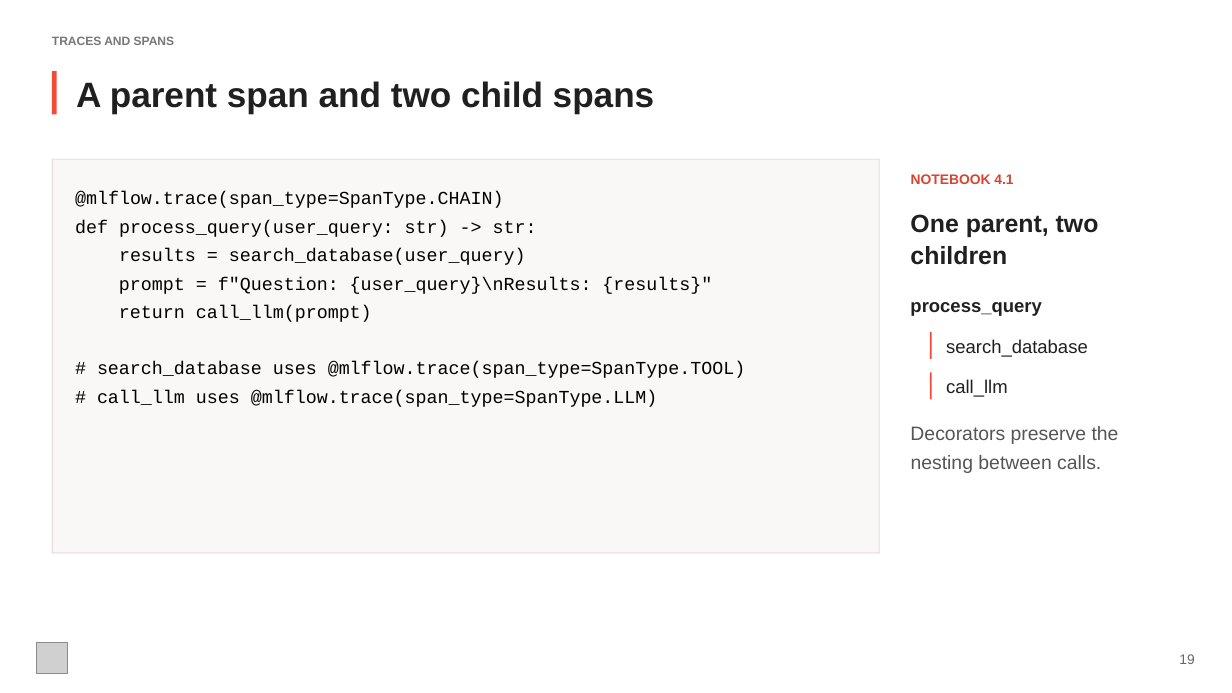
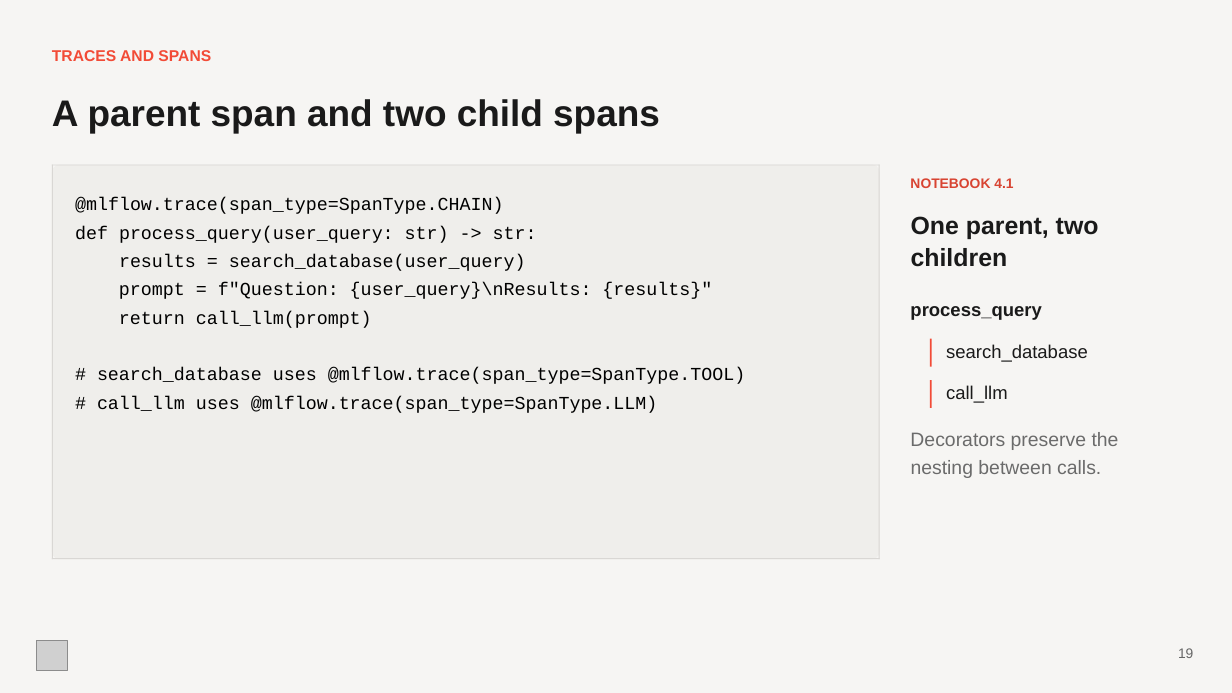
Before and after one commit to evangoh122/course-code-hub, a slide deck: slide 19 of presentations/lecture4.pptx. Drawn at 1232x693 pixels with LibreOffice and Linux fonts; fonts in the diff are those of the drawing; grey boxes stand for pictures. Boxes give left, top, right and bottom in pixels: in the first picture for what was removed or moved away, otherwise in the second. Text is boxed around its words. In the diff, an @@ line names an element or a change of style, - is before the commit and + after.

```diff
--- a/presentations/lecture4.pptx
+++ b/presentations/lecture4.pptx
@@ background #FFFFFF to #F6F5F3 @@
@@ text "TRACES AND SPANS": place and size @@
-text "TRACES AND SPANS" at (52,36,175,45)
+text "TRACES AND SPANS" at (52,50,211,61)
@@ text "TRACES AND SPANS" at (52,50,211,61): size 9.4 to 12.2 pt, text colour #777777 to #F24B37 @@
@@ rectangle removed at (52,71,56,115) @@
@@ text "A parent span and two ...": place and size @@
-text "A parent span and two ..." at (76,81,655,113)
+text "A parent span and two ..." at (52,99,660,133)
@@ text "A parent span and two ..." at (52,99,660,133): size 27.4 to 28.8 pt, text colour #202020 to #1A1A1A @@
@@ rectangle removed at (52,159,880,554) @@
@@ rounded rectangle added at (52,165,880,559), fill #EFEEEB @@
@@ text colour #202020 to #1A1A1A in 5 elements at (911,216,1099,239), (946,344,1088,362), (910,306,1041,320), (946,385,1008,403), (911,248,1008,267) @@
@@ rectangle: place and size @@
-rectangle at (930,372,932,399)
+rectangle at (930,339,932,367)
@@ text at (97,368,746,384): text changed @@
-# call_llm uses @mlflow.trace(span_type=SpanType.LLM)
+# search_database uses @mlflow.trace(span_type=SpanType.TOOL)
@@ rectangle: place and size @@
-rectangle at (930,332,932,359)
+rectangle at (930,380,932,408)
@@ text at (97,396,658,413): text changed @@
-# search_database uses @mlflow.trace(span_type=SpanType.TOOL)
+# call_llm uses @mlflow.trace(span_type=SpanType.LLM)
@@ text "Decorators preserve the" at (910,432,1119,450): text colour #555555 to #6B6B6B @@
@@ text "nesting between calls." at (911,460,1101,478): text colour #555555 to #6B6B6B @@
@@ 6 texts, 4 rectangles: place and size @@
-6 texts, 4 rectangles at (52,159,1013,554)
+6 texts, 4 rectangles at (52,165,1013,559)
@@ fill #E4DDD9 to #D9D7D4 in 4 elements at (879,165,880,559), (52,165,53,559), (52,165,880,165), (52,558,880,559) @@
@@ text "19": place and size @@
-text "19" at (1179,654,1194,664)
+text "19" at (1178,648,1193,658)
```
Also in this commit, not shown: 41 other slides changed, 3 slides added, 3 slides removed, 5 other files.
